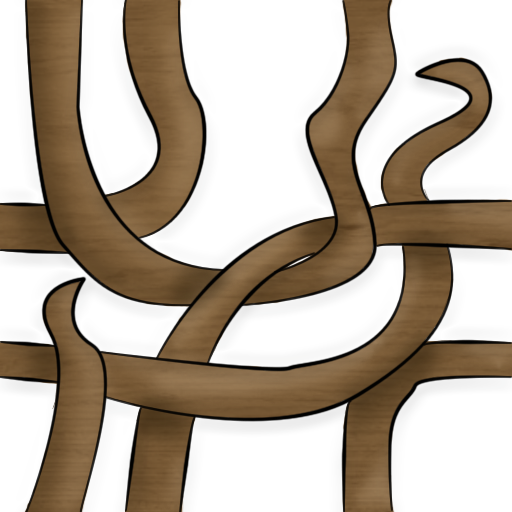
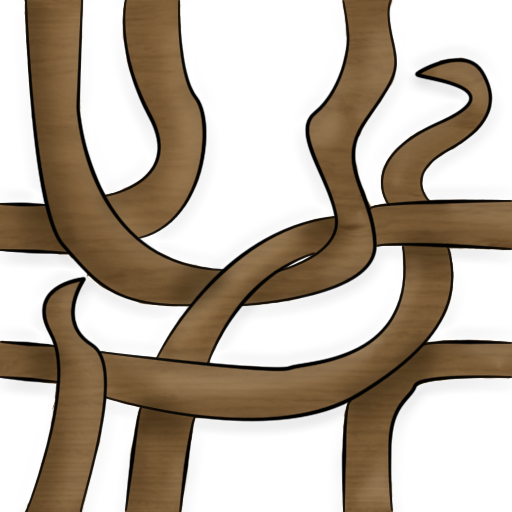
The second 512 × 512 image is a revision of the first. Changes to its layers:
painted on "Слой 3" over [0, 0, 512, 512]
